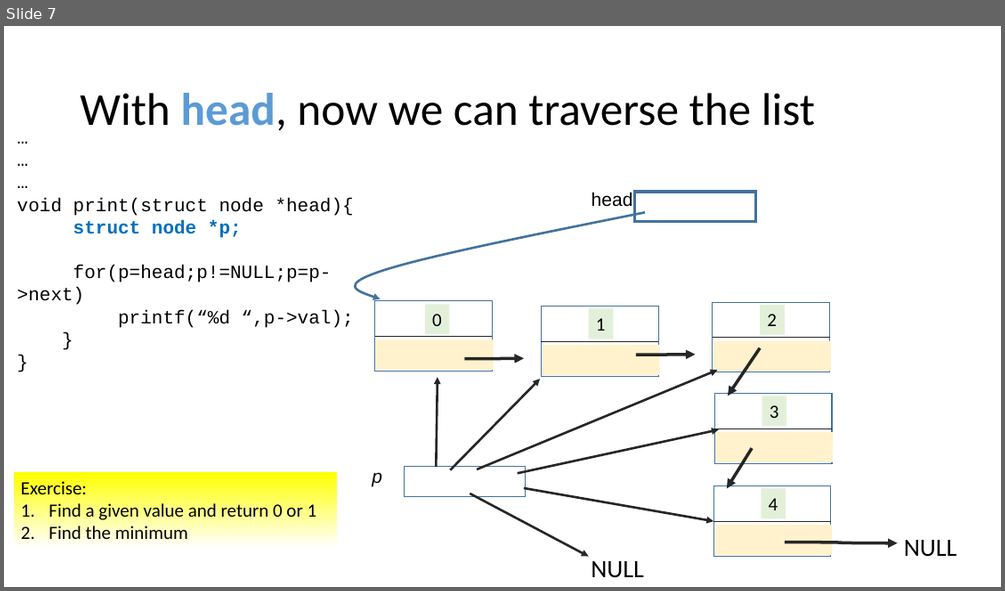
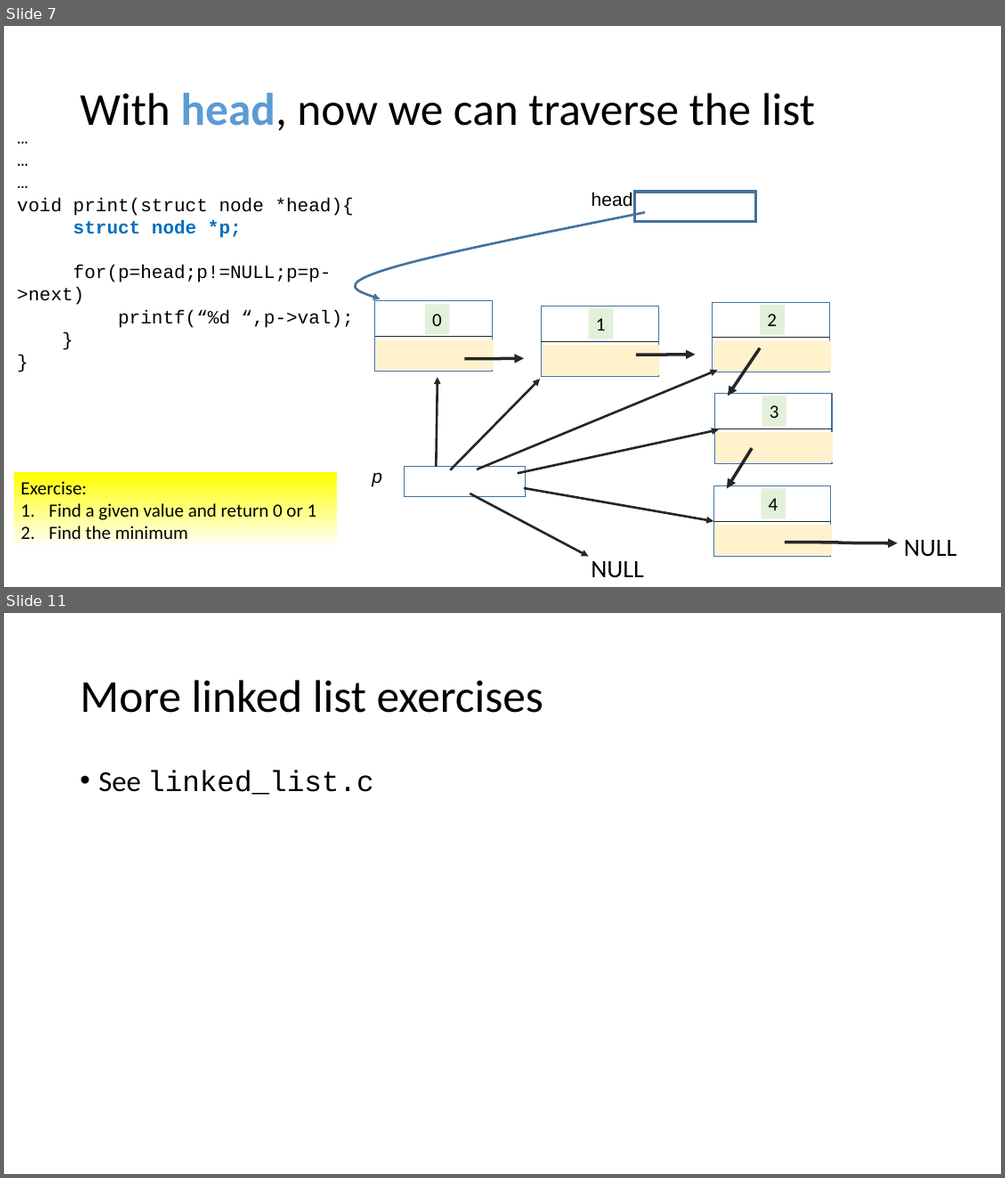
Before and after one commit to rbadrinath/FCP, a slide deck: slides/14-LinkedLists.pptx. Shown one above the other, each under a label of ours: slide 7 before the commit, slides 7 and 11 after it; the slides between them are not shown. The pictures are 1005x591 and 1005x1178 pixels, drawn with LibreOffice and Linux fonts; fonts in the diff are those of the drawing. Boxes give left, top, right and bottom in pixels: in the first picture for what was removed or moved away, otherwise in the second. Text is boxed around its words. In the diff, an @@ line names an element or a change of style, - is before the commit and + after.

Commit message:
added exercises to see

```diff
--- a/slides/14-LinkedLists.pptx
+++ b/slides/14-LinkedLists.pptx
@@ slide 11 added at [4, 613, 1001, 1174], background #FFFFFF @@
@@ title added at [80, 680, 543, 713], 44 pt, text #000000 @@
+More linked list exercises
@@ text added at [98, 770, 373, 795], 28 pt, text #000000 @@
+• See linked_list.c
```
Also in this commit, not shown: 1 other slide added.
